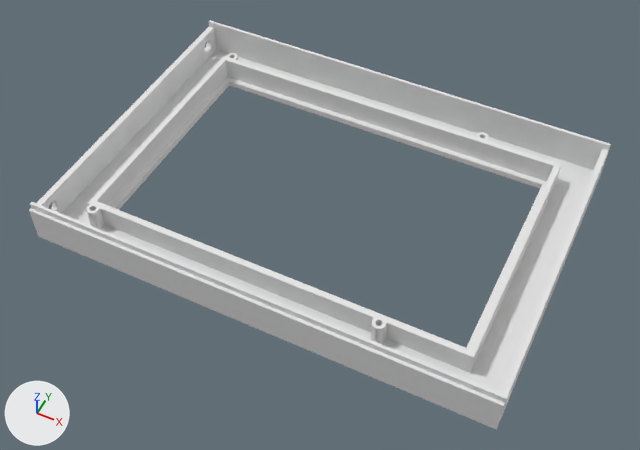
Two versions of the Blender file Faceplate_Screen.blend, one commit apart.
Before and after are seen from a camera (50 mm lens) standing at (8.66, -20.84, 20.86) and looking at (0.29, -4.1, -0.07). Arrows for +X, +Y and +Z are at lower left; the lights stay in place.

The older version as bpy lines, for what is in view:
```python
me_circle = bpy.data.meshes.new('Circle')
me_circle.from_pydata(...)  # 80 vertices, 122 faces; spans x -0.2..0.0, y -8.3..1.9, z 0.2..1.2
me_circle_002 = bpy.data.meshes.new('Circle.002')
me_circle_002.from_pydata(...)  # 80 vertices, 122 faces; spans x -0.2..0.0, y -8.3..1.9, z 0.2..1.2
me_screenholder_003 = bpy.data.meshes.new('ScreenHolder.003')
me_screenholder_003.from_pydata(...)  # 462 vertices, 573 faces, 18 loose edges; spans x -2.1..12.85, y -8.5..2.1, z 0.0..1.4
me_screenholder_007 = bpy.data.meshes.new('ScreenHolder.007')
me_screenholder_007.from_pydata(...)  # 81 vertices, 47 faces; spans x 1.6..2.0, y 0.9..1.2, z 0.2..0.95
me_screenholder_008 = bpy.data.meshes.new('ScreenHolder.008')
me_screenholder_008.from_pydata(...)  # 81 vertices, 47 faces; spans x 1.6..2.0, y 0.9..1.2, z 0.2..0.95
ob_mount_leftscreen = bpy.data.objects.new('Mount_LeftScreen', me_circle_002)
ob_mount_leftscreen.location = (-7.3, 0.0, 0.0)
ob_mount_leftscreen.scale = (-1.0, 1.0, 1.0)
ob_mount_rightscreen = bpy.data.objects.new('Mount_RightScreen', me_circle)
ob_mount_rightscreen.location = (7.45, 0.0, 0.0)
ob_mount_rightscreen.scale = (-1.0, 1.0, 1.0)
ob_screenholder = bpy.data.objects.new('ScreenHolder', me_screenholder_003)
ob_screenholder.location = (5.55, 0.0, 0.0)
ob_screenholder.scale = (-1.0, 1.0, 1.0)
ob_screenmount_002 = bpy.data.objects.new('ScreenMount.002', me_screenholder_007)
ob_screenmount_002.location = (-7.61, -6.4, 0.0)
ob_screenmount_002.rotation_euler = (0.0, 0.0, 3.142)  # degrees (0, 0, 180)
ob_screenmount_002.scale = (-1.0, 1.0, 1.0)
ob_screenmount_003 = bpy.data.objects.new('ScreenMount.003', me_screenholder_008)
ob_screenmount_003.location = (1.95, -6.4, 0.0)
ob_screenmount_003.rotation_euler = (0.0, 0.0, 3.142)  # degrees (0, 0, 180)
ob_screenmount_003.scale = (-1.0, 1.0, 1.0)
```
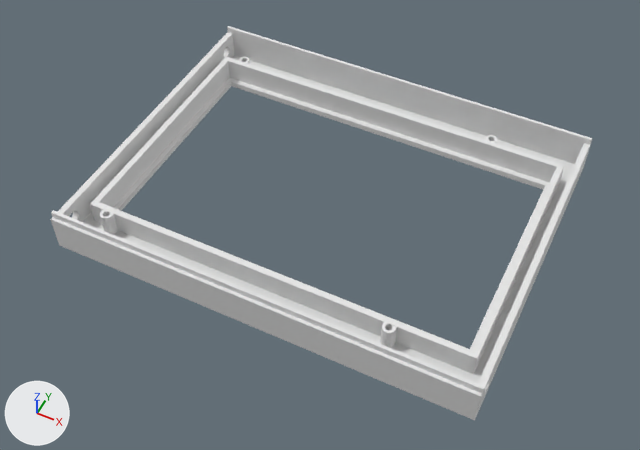
Where the change shows, as pixel boxes [x1, y1, x2, y2] in the pictures (640 x 450 px; the box of a moved part takes in the faces that stretch with it):
'ScreenHolder', reshaped, moved (7% narrower): before [29, 20, 611, 430]; after [50, 26, 592, 420]
'Mount_LeftScreen', moved, rescaled (38% narrower, 41% taller): before [36, 26, 216, 214]; after [478, 143, 590, 408]
'Mount_RightScreen', moved, rescaled (61% wider, 29% shorter): before [500, 149, 609, 417]; after [58, 32, 234, 222]
'ScreenMount.002', moved: before [86, 204, 105, 229]; after [100, 210, 118, 234]
'ScreenMount.003', moved: before [371, 318, 387, 344]; after [380, 322, 397, 348]
part 1 of me_screenholder_003, moved or reshaped: before [453, 133, 611, 430]; after [457, 134, 592, 420]
part 2 of me_screenholder_003, moved or reshaped: before [29, 20, 239, 250]; after [50, 26, 241, 251]

The change, as a diff of the scene's bpy script:
```diff
--- a/Faceplate_Screen.blend.py
+++ b/Faceplate_Screen.blend.py
@@ me_screenholder_003 @@
 me_screenholder_003.from_pydata(...)  # 462 vertices, 573 faces, 18 loose edges; spans x -2.1..12.85, y -8.5..2.1, z 0.0..1.4
 # used by ob_screenholder; location = (5.55, 0.0, 0.0); scale = (-1.0, 1.0, 1.0)
+# me_screenholder_003 part 1: all 36 vertices in x -2.1, y -8.5..2.1, z 0.0..1.4 are moved by (0.7, 0.0, 0.0)
+# me_screenholder_003 part 2: all 36 vertices in x 12.85, y -8.5..2.1, z 0.0..1.4 are moved by (-0.7, 0.0, 0.0)
@@ ob_mount_rightscreen @@
 ob_mount_rightscreen = bpy.data.objects.new('Mount_RightScreen', me_circle)
-ob_mount_rightscreen.location = (7.45, 0.0, 0.0)
-ob_mount_rightscreen.scale = (-1.0, 1.0, 1.0)
+ob_mount_rightscreen.location = (-6.3, 0.0, 0.0)
@@ ob_mount_leftscreen @@
 ob_mount_leftscreen = bpy.data.objects.new('Mount_LeftScreen', me_circle_002)
-ob_mount_leftscreen.location = (-7.3, 0.0, 0.0)
-ob_mount_leftscreen.scale = (-1.0, 1.0, 1.0)
+ob_mount_leftscreen.location = (7.05, 0.0, 0.0)
@@ ob_screenholder @@
 ob_screenholder = bpy.data.objects.new('ScreenHolder', me_screenholder_003)
-ob_screenholder.location = (5.55, 0.0, 0.0)
+ob_screenholder.location = (5.65, 0.0, 0.0)
 ob_screenholder.scale = (-1.0, 1.0, 1.0)
@@ ob_screenmount_002 @@
 ob_screenmount_002 = bpy.data.objects.new('ScreenMount.002', me_screenholder_007)
-ob_screenmount_002.location = (-7.61, -6.4, 0.0)
+ob_screenmount_002.location = (-7.11, -6.4, 0.0)
 ob_screenmount_002.rotation_euler = (0.0, 0.0, 3.142)  # degrees (0, 0, 180)
@@ ob_screenmount_003 @@
 ob_screenmount_003 = bpy.data.objects.new('ScreenMount.003', me_screenholder_008)
-ob_screenmount_003.location = (1.95, -6.4, 0.0)
+ob_screenmount_003.location = (2.25, -6.4, 0.0)
 ob_screenmount_003.rotation_euler = (0.0, 0.0, 3.142)  # degrees (0, 0, 180)
```
